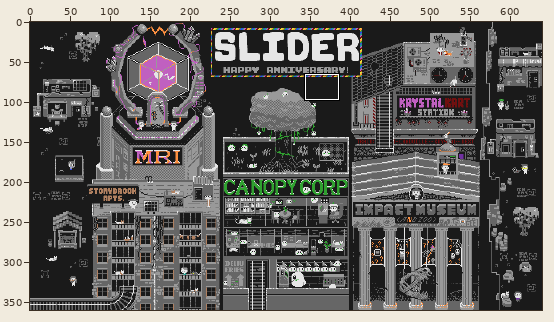
Edited in one commit: pixel-art file (Slider/City.aseprite). The picture above shows the old version from afar; the outline marks the close-up.
Close-up. The starting point:
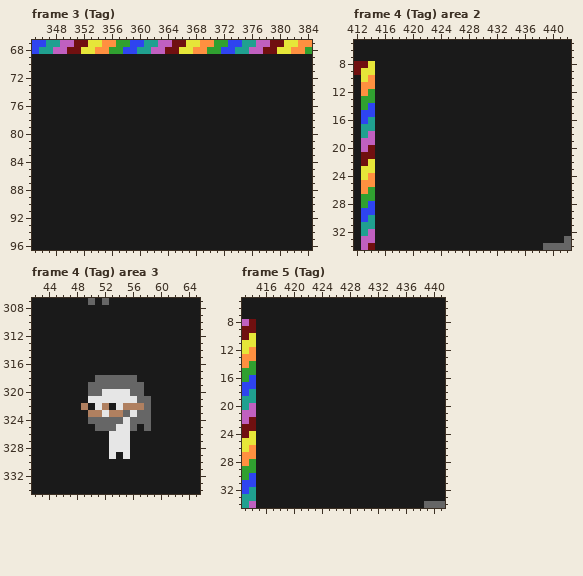
640x360 pixels, 18 frames. Colours within 5 levels of each other are drawn and written as one. Shown: frame 3 (Tag): x 345..384, y 67..96; frame 4 (Tag) area 2: x 412..442, y 5..34; frame 4 (Tag) area 3: x 42..65, y 307..334; frame 5 (Tag): x 413..441, y 5..34. The commit also changed other frames or places, which this record leaves out.
After the commit:
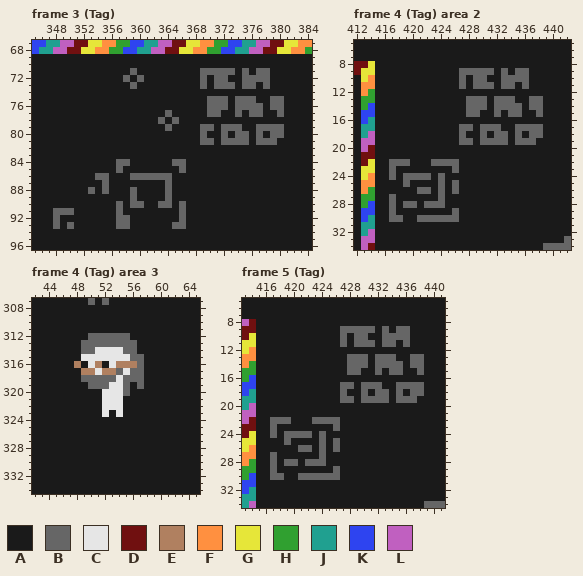
Palette (. is transparent): A #1a1a1a  B #666666  C #e6e6e6  D #701010  E #b08060  F #ff9040  G #e6e639  H #30a030  J #20a090  K #2e44f0  L #c060c0
Difference:
layer "Characters/Guy" added
layer "Bg/Characters" removed
Changed rows in their new state; - is an unchanged pixel.
Frame 3 (Tag), layer "Bg/GroundTex":
first column x 348:
71 -----------B---------BBBBB-B-BB--
72 ----------B-B--------B-BB--BBBB--
73 -----------B---------B-BBB-BB-B--
75 ----------------------BBB-BBB--BB
76 ----------------------BBB-BBBB-BB
77 ----------------B-----BB--B-BB--B
78 ---------------B-B---------------
79 ----------------B----BB-BBB--BBBB
80 ---------------------B--B-BB-B-BB
81 ---------------------BB-BBBB-BBB-
84 ---------BB------BB--------------
85 ---------B--------B--------------
86 ------BB---BBBBBB----------------
87 -------B--------B----------------
88 -----B-B---B----B----------------
89 -----------B----B----------------
90 ---------B-BB--BB-B--------------
91 BBB------B--------B--------------
92 B--------BB-------B--------------
93 B-B------BB------BB--------------
Frame 4 (Tag) area 2, layer "Bg/GroundTex":
first column x 417:
 9 ----------BBBBB-B-BB--
10 ----------B-BB--BBBB--
11 ----------B-BBB-BB-B--
13 -----------BBB-BBB--BB
14 -----------BBB-BBBB-BB
15 -----------BB--B-BB--B
17 ----------BB-BBB--BBBB
18 ----------B--B-BB-B-BB
19 ----------BB-BBBB-BBB-
22 BBB---BBBB------------
23 B--------B------------
24 B-BBBB-B--------------
25 --B----B-B------------
26 ----BB-B-B------------
27 B------B--------------
28 B-BB-BBB--------------
29 B--------B------------
30 BB--BBBBBB------------
Frame 4 (Tag) area 3:
first column x 48:
312 --BBBBBB---
313 -BBBBBBBB--
314 -BBCCCCBB--
315 -CCCCCCCBB-
316 E-CE-CEEEB-
317 -EECEEBCBB-
318 -BB---C--B-
319 -----CC-A--
320 --AA---BAA-
321 --AA---AAAA
322 -A-ACC-AAAA
323 --AA-ACAAAA
324 --AAAAAAAAA
325 ---AAAAAA-A
326 -----AAA---
327 -----AAA---
328 -----AAA---
329 -----A-A---
Frame 5 (Tag), layer "Bg/GroundTex": the same change as frame 4 (Tag) area 2
Where, in picture pixels (left, top, right, bottom), the same in both close-ups:
changed: (53, 68, 284, 229)
changed: (389, 68, 543, 222)
changed: (74, 333, 151, 459)
changed: (270, 326, 424, 480)
